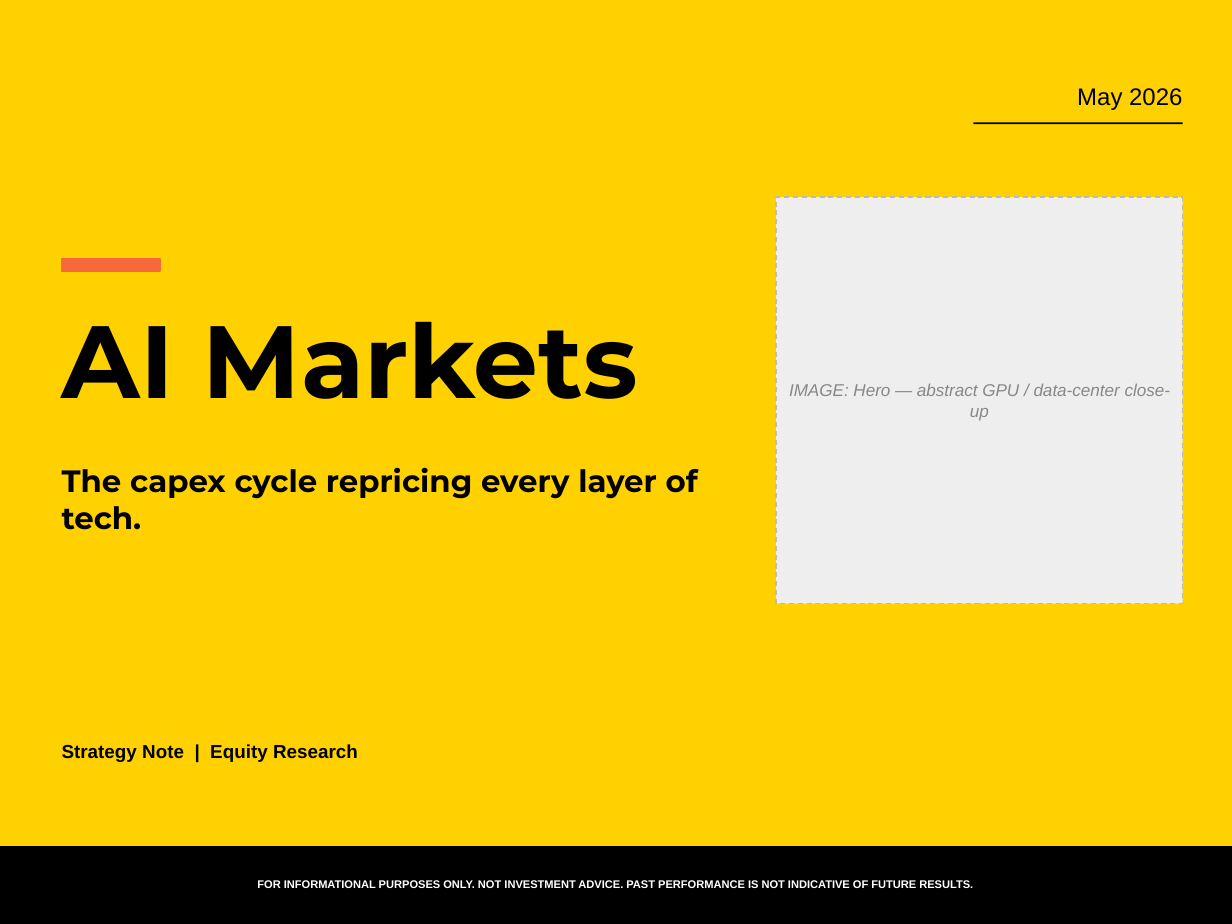
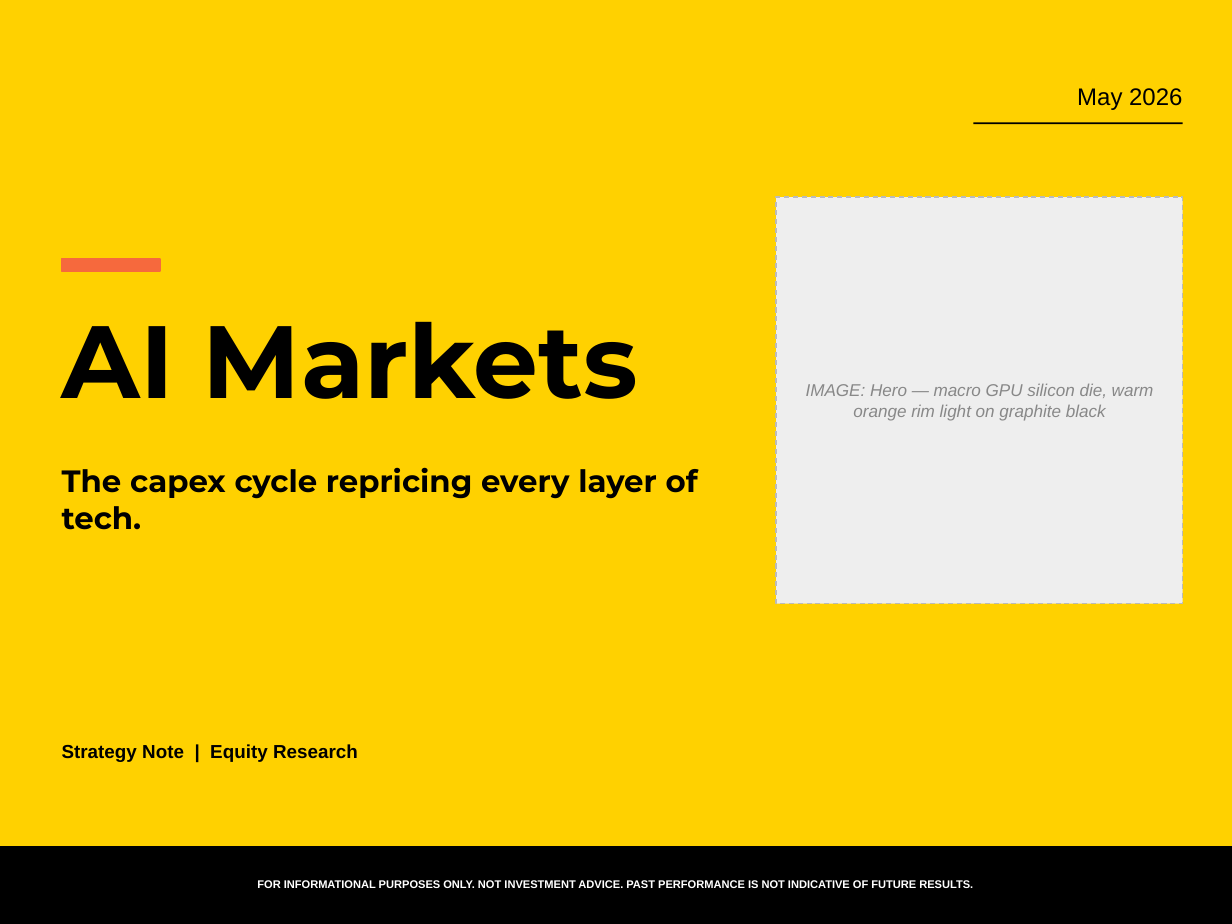
Before and after one commit to samuelcmcclellan-cell/ai-markets-deck, a slide deck: slide 1 of ai-markets-deck.pptx. Drawn at 1232x924 pixels with LibreOffice and Linux fonts; fonts in the diff are those of the drawing. Boxes give left, top, right and bottom in pixels: in the first picture for what was removed or moved away, otherwise in the second. Text is boxed around its words. In the diff, an @@ line names an element or a change of style, - is before the commit and + after.

```diff
--- a/ai-markets-deck.pptx
+++ b/ai-markets-deck.pptx
@@ text at (x1=806, y1=383, x2=1154, y2=421): text changed @@
-IMAGE: Hero — abstract GPU / data-center close-up
+IMAGE: Hero — macro GPU silicon die, warm orange rim light on graphite black
```
Also in this commit, not shown: 9 other slides changed, 12 other files.
